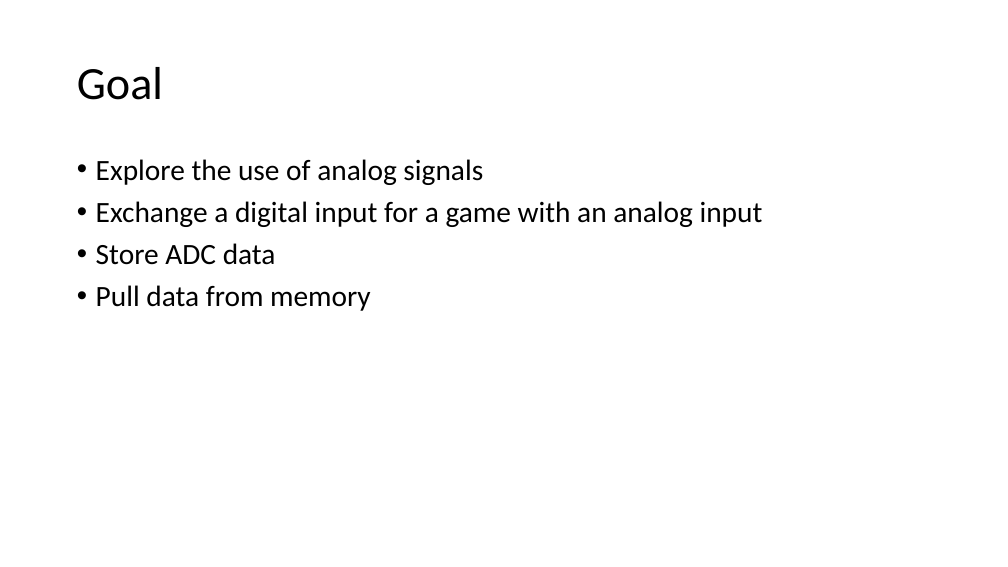
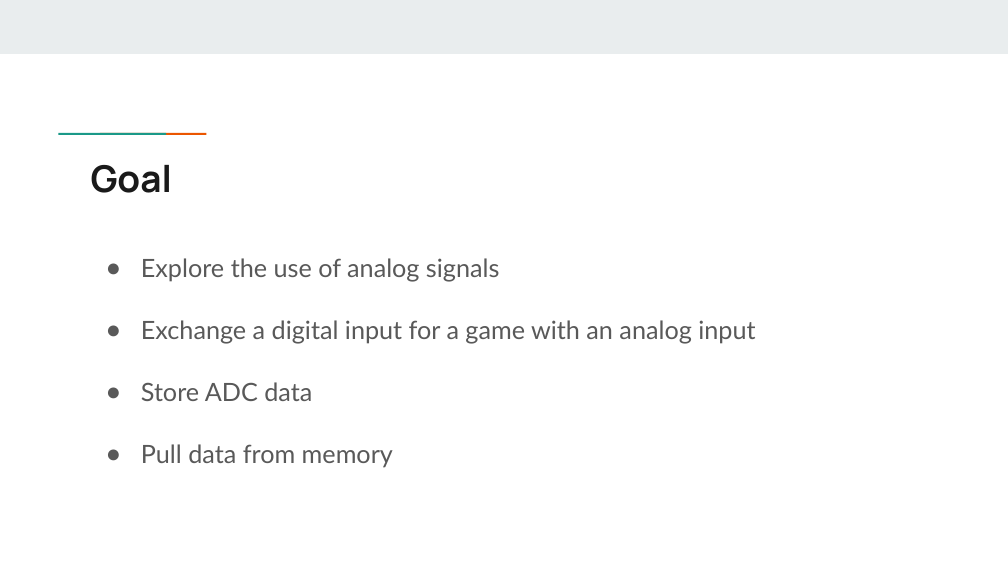
Before and after one commit to xu842251462/EC551_FinalProject, a slide deck: slide 2 of Presentations/EC551SecondProjectPresentation.pptx. Drawn at 1008x567 pixels with LibreOffice and Linux fonts; fonts in the diff are those of the drawing. Boxes give left, top, right and bottom in pixels: in the first picture for what was removed or moved away, otherwise in the second. Text is boxed around its words. In the diff, an @@ line names an element or a change of style, - is before the commit and + after.

Commit message:
Update EC551SecondProjectPresentation.pptx
Combined ADC and Game slides

```diff
--- a/Presentations/EC551SecondProjectPresentation.pptx
+++ b/Presentations/EC551SecondProjectPresentation.pptx
@@ rectangle added at [0,0,1008,54], fill #E9EDEE @@
@@ title "Goal": place and size @@
-title "Goal" at [77,67,163,100]
+title "Goal" at [91,165,172,193]
@@ title "Goal" at [91,165,172,193]: size 44 to 35.2 pt, font Calibri to Manrope, text colour #000000 to #1A1A1A, bold on; line spacing 0.9 to 1; vertical alignment middle to top @@
@@ rectangle added at [91,132,133,137], fill #1A9988 @@
@@ rectangle added at [133,131,174,136], fill #EB5600 @@
@@ text "Explore the use of analog ...": place and size @@
-text "Explore the use of analog ..." at [96,159,763,311]
+text "Explore the use of analog ..." at [141,258,755,468]
@@ text "Explore the use of analog ..." at [141,258,755,468]: size 28 to 24 pt, font Calibri to Lato, text colour #000000 to #595959; bullet • to ●; line spacing 0.9 to 2; less space between paragraphs @@
```
Also in this commit, not shown: 5 other slides changed, 6 slides added, 1 slide removed.
